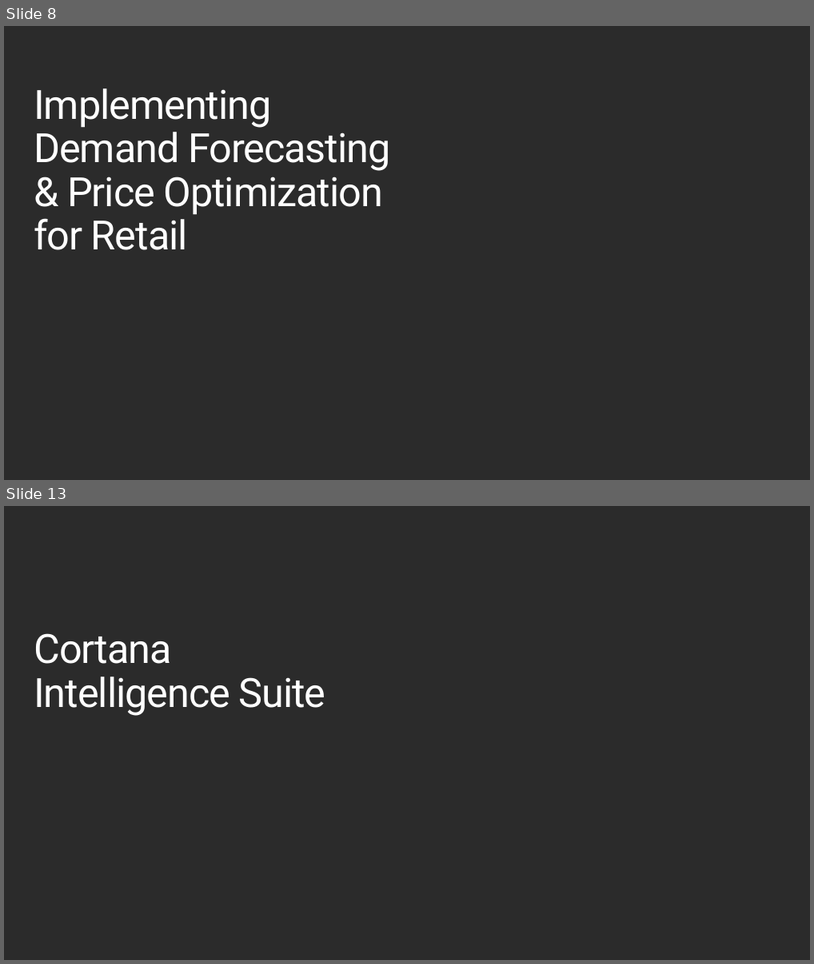
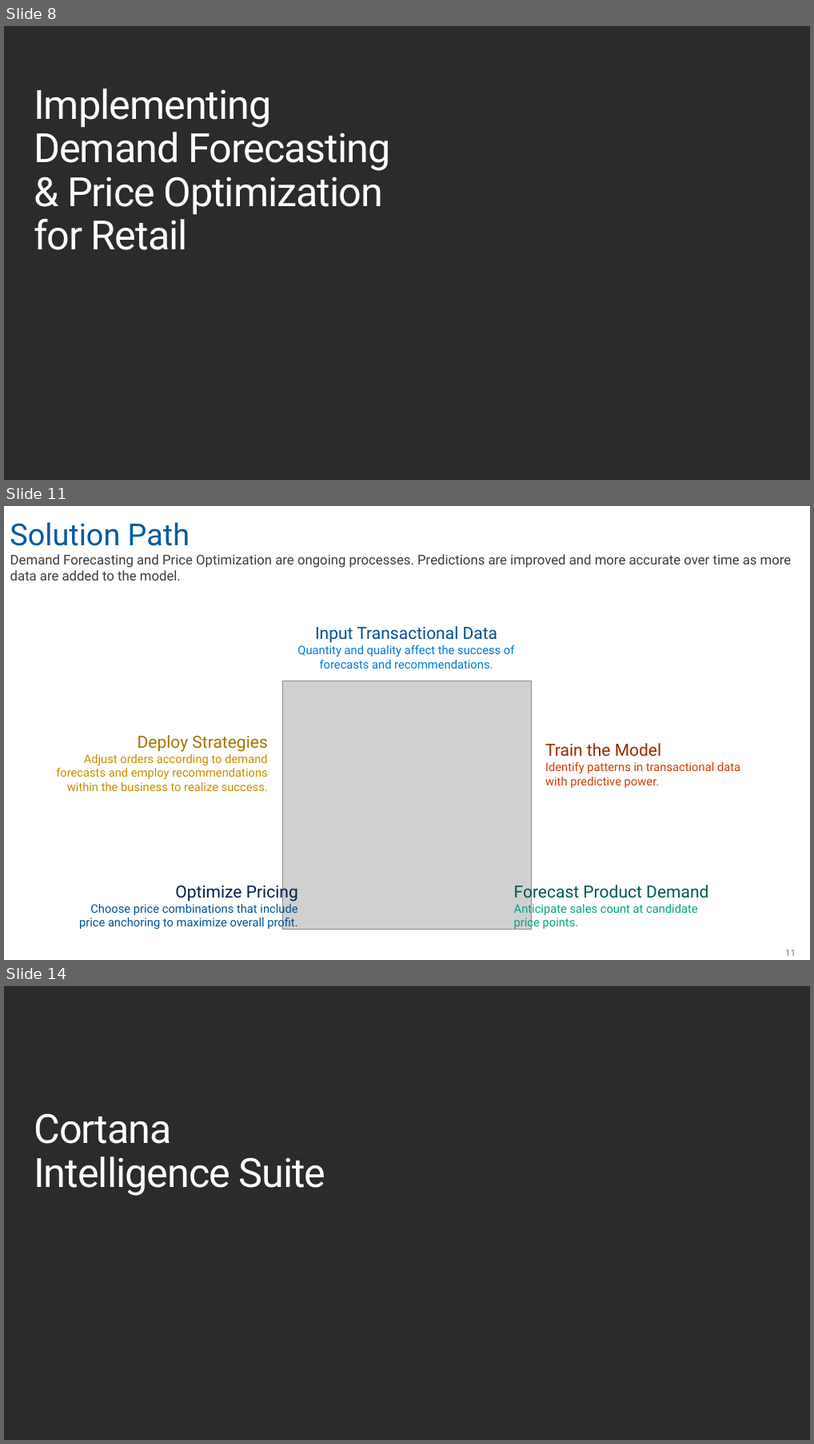
Before and after one commit to Azure/cortana-intelligence-price-optimization, a slide deck: Solution Overview for Business Audiences/Walking Deck.pptx. Shown one above the other, each under a label of ours: slides 8 and 13 before the commit, slides 8, 11 and 14 after it; the slides between them are not shown. The pictures are 814x964 and 814x1444 pixels, drawn with LibreOffice and Linux fonts; fonts in the diff are those of the drawing; grey boxes stand for pictures; background and template pictures are left out; a plain dark background stands for a picture behind light text. Boxes give left, top, right and bottom in pixels: in the first picture for what was removed or moved away, otherwise in the second. Text is boxed around its words. In the diff, an @@ line names an element or a change of style, - is before the commit and + after.

```diff
--- a/Solution Overview for Business Audiences/Walking Deck.pptx
+++ b/Solution Overview for Business Audiences/Walking Deck.pptx
@@ slide 11 added at [4, 506, 810, 960], background #FFFFFF @@
@@ text added at [10, 522, 190, 546], 36 pt, text #005AA1 @@
+Solution Path
@@ text added at [10, 554, 792, 580], 16 pt, text #3C3C3C @@
+Demand Forecasting and Price Optimization are ongoing processes. Predictions are improved and more accurate over time as more data are added to the model.
@@ text added at [298, 626, 515, 668], 14 pt, text #0078D7 @@
+Input Transactional Data
+Quantity and quality affect the success of forecasts and recommendations.
@@ picture added at [283, 680, 531, 928] @@
@@ text added at [56, 735, 268, 791], 14 pt, text #C78E00 @@
+Deploy Strategies
+Adjust orders according to demand forecasts and employ recommendations within the business to realize success.
@@ text added at [546, 743, 741, 788], 14 pt, text #D83B01 @@
+Train the Model
+Identify patterns in transactional data with predictive power.
@@ text added at [79, 881, 298, 930], 14 pt, text #005291 @@
+Optimize Pricing
+Choose price combinations that include price anchoring to maximize overall profit.
@@ text added at [514, 881, 709, 930], 14 pt, text #00A387 @@
+Forecast Product Demand
+Anticipate sales count at candidate
+price points.
@@ page number added at [786, 949, 796, 956], 11 pt, text #808080 @@
+11
@@ what was slide 13 is now slide 14 @@
```
Also in this commit, not shown: 6 slides changed, 1 other slide added, 1 slide removed, 3 other files.
